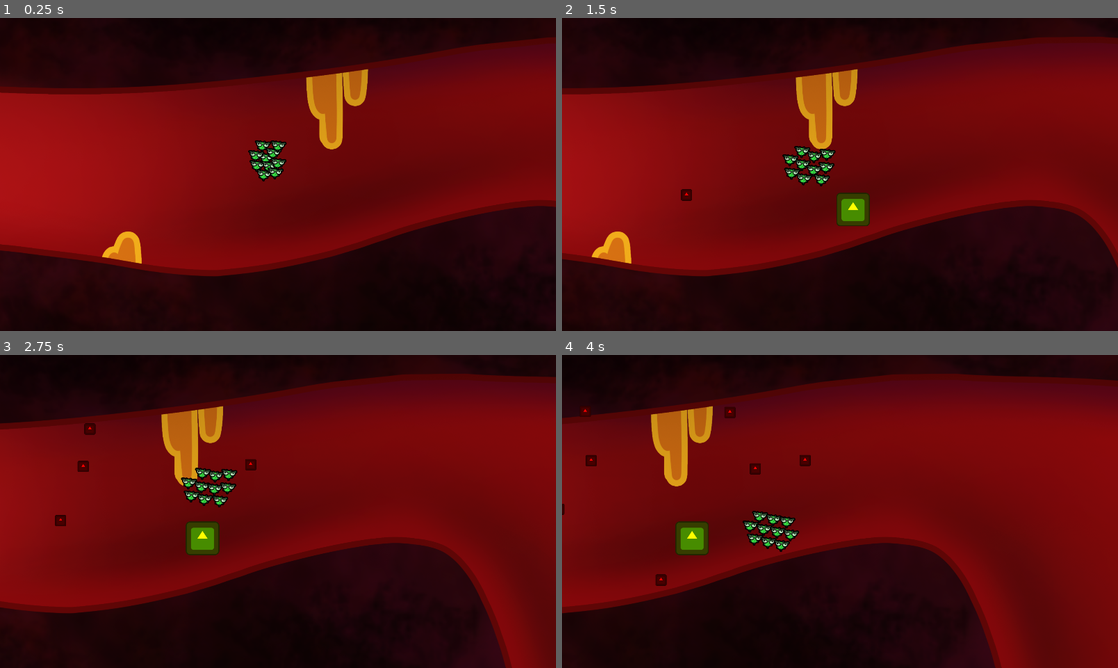
Above: before the commit, frames 1-4 (two rows, left to right).
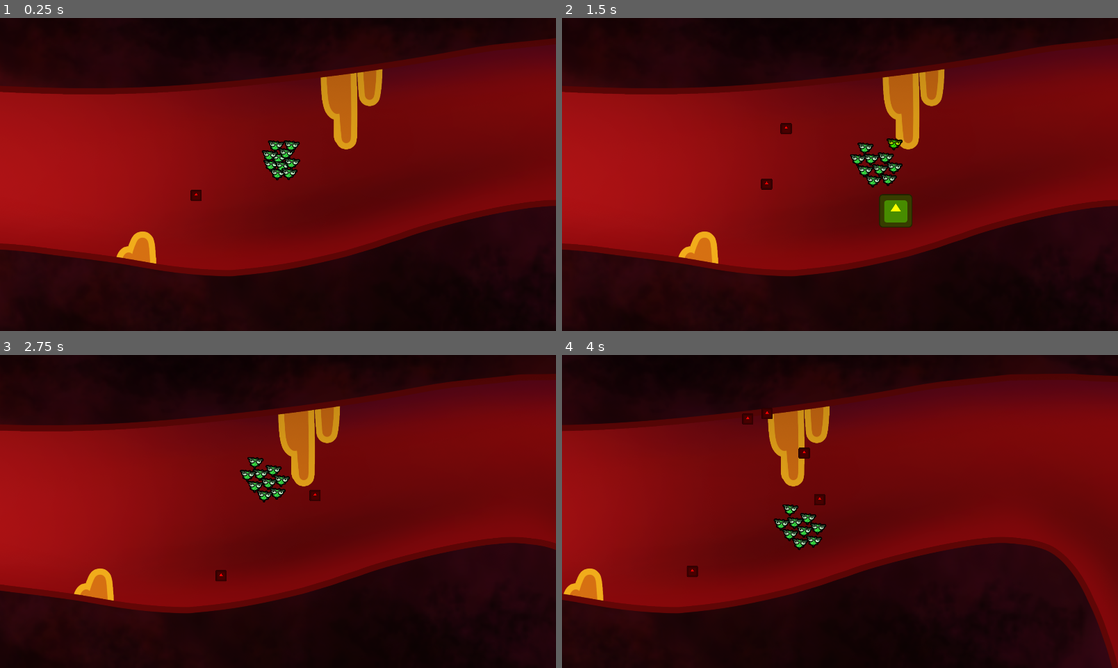
Above: after the commit, the same moments.

Repository: Boris14/GMTKGameJam2024
Game: Godot game, scene res://Scenes/Main.tscn
The game is run twice, just before and just after one commit, with the same random seed, the same clock (stepped at 60 frames per second) and the same inputs. The engine's default icon, where the game draws it, is replaced by a stand-in: a white triangle on a blue panel in a dark square.
Inputs (mouse positions are in pixels of both pictures, inside the frame that each line leads up to):
- Up to frame 1 (0.25 s): no input
- Up to frame 2 (1.5 s): move the mouse to (962, 158) at 0.52 s; click (962, 158) at 0.67 s; move the mouse to (728, 190) at 1.27 s; click (728, 190) at 1.42 s
- Up to frame 3 (2.75 s): move the mouse to (333, 442) at 2.02 s; click (333, 442) at 2.17 s
- Up to frame 4 (4 s): move the mouse to (812, 574) at 2.77 s; click (812, 574) at 2.92 s; move the mouse to (1006, 558) at 3.52 s; click (1006, 558) at 3.67 s

The runs differ from the first frame. In frame 1, 5.6% of the frame differs, in the area x 0-100%, y 6-83%; in frame 2, 22%; in frame 3, 35%, in the area x 0-100%, y 5-100%; in frame 4, 33%.

Commit message:
Added collisions and replayability

Diff:
--- a/Scenes/Bacterium.tscn
+++ b/Scenes/Bacterium.tscn
@@ -1,10 +1,47 @@
-[gd_scene load_steps=4 format=3 uid="uid://nd8dp5ps2alk"]
+[gd_scene load_steps=7 format=3 uid="uid://nd8dp5ps2alk"]
 
 [ext_resource type="Script" path="res://Scripts/Bacterium.gd" id="1_r1wcf"]
 [ext_resource type="Texture2D" uid="uid://eusqv4qdwxj" path="res://Assets/bakteriq.png" id="2_w3wkt"]
 
 [sub_resource type="CircleShape2D" id="CircleShape2D_7r5fa"]
 radius = 15.0
+
+[sub_resource type="Animation" id="Animation_jq58n"]
+resource_name = "Shrink"
+length = 0.1
+tracks/0/type = "value"
+tracks/0/imported = false
+tracks/0/enabled = true
+tracks/0/path = NodePath(".:scale")
+tracks/0/interp = 1
+tracks/0/loop_wrap = true
+tracks/0/keys = {
+"times": PackedFloat32Array(0, 0.1),
+"transitions": PackedFloat32Array(1, 1),
+"update": 0,
+"values": [Vector2(1, 1), Vector2(0, 0)]
+}
+
+[sub_resource type="Animation" id="Animation_383mx"]
+length = 0.001
+tracks/0/type = "value"
+tracks/0/imported = false
+tracks/0/enabled = true
+tracks/0/path = NodePath(".:scale")
+tracks/0/interp = 1
+tracks/0/loop_wrap = true
+tracks/0/keys = {
+"times": PackedFloat32Array(0),
+"transitions": PackedFloat32Array(1),
+"update": 0,
+"values": [Vector2(1, 1)]
+}
+
+[sub_resource type="AnimationLibrary" id="AnimationLibrary_548fd"]
+_data = {
+"RESET": SubResource("Animation_383mx"),
+"Shrink": SubResource("Animation_jq58n")
+}
 
 [node name="Bacterium" type="CharacterBody2D" groups=["bacterium"]]
 script = ExtResource("1_r1wcf")
@@ -14,3 +51,8 @@
 
 [node name="CollisionShape2D" type="CollisionShape2D" parent="."]
 shape = SubResource("CircleShape2D_7r5fa")
+
+[node name="AnimationPlayer" type="AnimationPlayer" parent="."]
+libraries = {
+"": SubResource("AnimationLibrary_548fd")
+}
--- a/Scenes/Main.tscn
+++ b/Scenes/Main.tscn
@@ -14,10 +14,12 @@
 [ext_resource type="Script" path="res://Scripts/CameraMarker.gd" id="11_aqhmd"]
 [ext_resource type="Texture2D" uid="uid://bd60wqaro2p2y" path="res://Assets/first map/tile 9.png" id="11_ui88e"]
 [ext_resource type="AudioStream" uid="uid://b0lm467ab888g" path="res://Audio/atm_blood_1.wav" id="14_85iis"]
+[ext_resource type="Script" path="res://Scripts/StickyTraps.gd" id="15_jo04y"]
 
 [node name="Main" type="Node2D"]
 script = ExtResource("1_w3i5e")
 camera_speed = 200.0
+bacteria_scene = ExtResource("3_kpg0x")
 
 [node name="Camera2D" type="Camera2D" parent="."]
 position = Vector2(960, 540)
@@ -86,9 +88,51 @@
 
 [node name="EnemySpawner" parent="." instance=ExtResource("3_4guve")]
 
-[node name="Bacteria" parent="." instance=ExtResource("3_kpg0x")]
-z_index = 1
-
 [node name="BloodSound" type="AudioStreamPlayer" parent="."]
 stream = ExtResource("14_85iis")
 autoplay = true
+
+[node name="Walls" type="StaticBody2D" parent="."]
+top_level = true
+
+[node name="CollisionPolygon2D" type="CollisionPolygon2D" parent="Walls"]
+polygon = PackedVector2Array(0, 776, 528, 848, 760, 872, 1032, 840, 1632, 672, 1864, 632, 2024, 640, 2096, 664, 2176, 736, 2240, 848, 2304, 1024, 2336, 1168, 2352, 1304, 2344, 1512, 2320, 1760, 2272, 1960, 2224, 2152, 2184, 2352, 2160, 2552, 2168, 2712, 2200, 2840, 2296, 2952, 2408, 3016, 2496, 3024, 2720, 2952, 2872, 2888, 2976, 2872, 3096, 2872, 3224, 2888, 3360, 2944, 3776, 2992, 4064, 3000, 5472, 2976, 6008, 2952, 6784, 2944, 7104, 2936, 7264, 2864, 7376, 2744, 7456, 2552, 7488, 2368, 7480, 2144, 7440, 1880, 7288, 1480, 7272, 1328, 7320, 1144, 7408, 976, 7568, 872, 7680, 840, 7816, 824, 7992, 840, 8168, 880, 8352, 936, 8488, 992, 8672, 1072, 7584, 3504, 1608, 3416)
+
+[node name="CollisionPolygon2D2" type="CollisionPolygon2D" parent="Walls"]
+polygon = PackedVector2Array(8, 240, 248, 264, 632, 256, 1056, 208, 1496, 144, 1856, 96, 2112, 88, 2416, 96, 2816, 112, 3280, 192, 3504, 280, 3600, 384, 3640, 544, 3648, 688, 3552, 1080, 3528, 1208, 3520, 1376, 3528, 1552, 3616, 1752, 3688, 1896, 3672, 2064, 3664, 2248, 3704, 2376, 3792, 2464, 3992, 2536, 4160, 2552, 4808, 2536, 5688, 2424, 5952, 2320, 6056, 2248, 6096, 2136, 6136, 1960, 6136, 1792, 6112, 1632, 5952, 648, 5992, 480, 6136, 360, 6432, 256, 6744, 240, 6936, 256, 7232, 312, 7416, 328, 7768, 328, 8040, 312, 8336, 232, 8504, 128, 8593.27, -7.79138, 9608, -16, 9608, 1064.29, 8640, 1080, 9608, 1744, 10488, -24, 9072, -736, 0, -664)
+
+[node name="StickyTraps" type="StaticBody2D" parent="." groups=["sticky"]]
+top_level = true
+script = ExtResource("15_jo04y")
+
+[node name="CollisionPolygon2D" type="CollisionPolygon2D" parent="StickyTraps"]
+rotation = 0.000446958
+scale = Vector2(1, 1)
+polygon = PackedVector2Array(400, 824, 424, 792, 448, 784, 464, 752, 488, 736, 520, 744, 528, 760, 536, 792, 536, 848)
+
+[node name="CollisionPolygon2D2" type="CollisionPolygon2D" parent="StickyTraps"]
+polygon = PackedVector2Array(1104, 200, 1112, 296, 1136, 344, 1152, 352, 1152, 416, 1176, 448, 1200, 456, 1224, 440, 1232, 416, 1232, 192, 1240, 272, 1248, 296, 1280, 304, 1304, 296, 1312, 272, 1320, 176)
+
+[node name="CollisionPolygon2D3" type="CollisionPolygon2D" parent="StickyTraps"]
+polygon = PackedVector2Array(2968, 136, 2984, 200, 2992, 256, 3000, 288, 3032, 312, 3064, 296, 3072, 416, 3064, 528, 3056, 576, 3064, 616, 3088, 640, 3120, 648, 3144, 632, 3160, 576, 3168, 456, 3192, 448, 3208, 416, 3208, 368, 3224, 352, 3248, 288, 3264, 184)
+
+[node name="CollisionPolygon2D4" type="CollisionPolygon2D" parent="StickyTraps"]
+polygon = PackedVector2Array(2504, 3016, 2520, 2880, 2544, 2848, 2568, 2848, 2608, 2640, 2632, 2624, 2664, 2632, 2672, 2656, 2680, 2776, 2696, 2808, 2720, 2952)
+
+[node name="CollisionPolygon2D5" type="CollisionPolygon2D" parent="StickyTraps"]
+polygon = PackedVector2Array(4168, 3000, 4168, 2896, 4192, 2864, 4224, 2872, 4232, 2784, 4256, 2760, 4296, 2760, 4312, 2784, 4328, 2896, 4352, 2872, 4384, 2880, 4400, 2896, 4432, 2992)
+
+[node name="CollisionPolygon2D6" type="CollisionPolygon2D" parent="StickyTraps"]
+polygon = PackedVector2Array(4920, 2520, 4936, 2560, 4984, 2584, 5016, 2576, 5024, 2680, 5048, 2720, 5088, 2728, 5112, 2696, 5128, 2648, 5168, 2488)
+
+[node name="CollisionPolygon2D7" type="CollisionPolygon2D" parent="StickyTraps"]
+polygon = PackedVector2Array(6784, 2944, 6792, 2816, 6816, 2784, 6832, 2784, 6840, 2664, 6856, 2632, 6888, 2624, 6904, 2632, 6912, 2648, 6928, 2776, 6944, 2768, 6968, 2776, 6984, 2792, 7000, 2824, 7032, 2936)
+
+[node name="CollisionPolygon2D8" type="CollisionPolygon2D" parent="StickyTraps"]
+polygon = PackedVector2Array(6136, 360, 6160, 472, 6176, 504, 6208, 504, 6224, 504, 6232, 616, 6256, 648, 6288, 648, 6312, 632, 6336, 552, 6336, 464, 6360, 464, 6384, 440, 6384, 272)
+
+[node name="Brain" type="StaticBody2D" parent="."]
+top_level = true
+
+[node name="CollisionPolygon2D" type="CollisionPolygon2D" parent="Brain"]
+polygon = PackedVector2Array(8976, -8, 8984, 48, 9008, 96, 9032, 120, 9016, 168, 9032, 248, 9072, 312, 9160, 360, 9168, 416, 9224, 480, 9312, 504, 9344, 512, 9368, 568, 9424, 624, 9512, 656, 9600, 680)
--- a/Scripts/Bacteria.gd
+++ b/Scripts/Bacteria.gd
@@ -14,8 +14,15 @@
 
 @onready var audio_player := $AudioStreamPlayer
 
+signal died
+
 func _ready():
 	global_position = Vector2.ZERO
+
+func start_bacteria():
+	for b in get_bacteria():
+		b.queue_free()
+		remove_child(b)
 	for i in range(start_bacteria_count):
 		spawn_bacterium()
 
@@ -46,8 +53,7 @@
 
 	if is_instance_valid(farthest_bacterium):
 		play_remove_sound()
-		farthest_bacterium.queue_free()
-		remove_child(farthest_bacterium)
+		farthest_bacterium.die(false)
 
 
 func spawn_bacterium():
@@ -62,6 +68,7 @@
 	for point in spawn_points:
 		if can_spawn(15, point):
 			bacterium.global_position = point
+			bacterium.died.connect(_on_bacterium_died)
 			add_child(bacterium)
 			is_spawned = true
 			play_spawn_sound()
@@ -70,11 +77,17 @@
 	if not is_spawned:
 		bacterium.queue_free()
 
+func _on_bacterium_died(bacterium: Bacterium):
+	if get_bacteria_count() <= 0:
+		died.emit()
+
 func get_bacteria() -> Array[Bacterium]:
 	var result : Array[Bacterium] = []
 
 	for child in get_children(true):
-		if child is Bacterium and child.is_in_group("bacterium"):
+		if child is Bacterium \
+		and child.is_in_group("bacterium") \
+		and not child.is_dead:
 			result.append(child)
 
 	return result
--- a/Scripts/Bacterium.gd
+++ b/Scripts/Bacterium.gd
@@ -5,8 +5,16 @@
 
 @export var detection_radius = 30.0
 @export var separation_strength := 15.0
+@export var stick_color : Color = Color.YELLOW
+@export var stick_death_delay := 0.5
 
+@onready var animation := $AnimationPlayer
 @onready var collision := $CollisionShape2D
+
+signal died(bacterium : Bacterium)
+
+var is_dead := false
+var curr_max_speed := max_speed
 
 func _ready():
 	pass
@@ -14,13 +22,32 @@
 func _physics_process(delta):
 	var mouse_offset = get_global_mouse_position() - global_position
 	var max_speed_distance = get_viewport_rect().size.length() / 6
-	var speed = min(remap(mouse_offset.length(), 0, max_speed_distance, 0, max_speed), max_speed)
+	var speed = min(remap(mouse_offset.length(), 0, max_speed_distance, 0, curr_max_speed), curr_max_speed)
 
 	# For Performance:
 	#velocity = mouse_offset.normalized() * speed
 	velocity = (mouse_offset.normalized() + get_separation_velocity() * separation_strength) * speed
 
 	move_and_slide()
+
+	for i in get_slide_collision_count():
+		var collider = get_slide_collision(i).get_collider()
+		if collider is Node and collider.is_in_group("sticky"):
+			stick_and_die()
+
+func stick_and_die():
+	curr_max_speed = 0
+	modulate = stick_color
+	await get_tree().create_timer(stick_death_delay).timeout
+	die(true)
+
+func die(is_killed : bool):
+	is_dead = true
+	died.emit(self)
+	animation.play("Shrink")
+	var death_duration = animation.get_animation("Shrink").length
+	await get_tree().create_timer(death_duration).timeout
+	queue_free()
 
 func get_separation_velocity() -> Vector2:
 	var neighbours = get_neighbours()
--- a/Scripts/Enemy/AOEEnemy.gd
+++ b/Scripts/Enemy/AOEEnemy.gd
@@ -80,7 +80,6 @@
 		State.ATTACK:
 			for b in get_tree().get_nodes_in_group("bacterium"):
 				if position.distance_to(b.position) < aoe_radius():
-					#b.death()
-					b.queue_free()
+					b.die(true)
 
 			current_state = State.MOVE
--- a/Scripts/Enemy/Enemy.gd
+++ b/Scripts/Enemy/Enemy.gd
@@ -24,7 +24,7 @@
 		if position.distance_to(b.position) < radius:
 			play_hit_sound()
 			take_damage()
-			b.queue_free()
+			b.die(true)
 
 func step(delta):
 	# This function is intended to be overwritten by child classes
--- a/Scripts/Enemy/EnemySpawner.gd
+++ b/Scripts/Enemy/EnemySpawner.gd
@@ -30,7 +30,6 @@
 	for chance in spawn_chances.values():
 		total_spawn_chance += chance
 
-	set_next_spawn_time()
 
 func _process(delta):
 	spawn_timer += delta
@@ -38,6 +37,12 @@
 		spawn_enemy()
 		spawn_timer = 0.0
 		set_next_spawn_time()
+
+func start():
+	for child in get_children():
+		if child is Enemy:
+			child.queue_free()
+	set_next_spawn_time()
 
 func set_next_spawn_time():
 	var immunity = Globals.immunity_response
--- a/Scripts/Enemy/FreezerEnemy.gd
+++ b/Scripts/Enemy/FreezerEnemy.gd
@@ -2,6 +2,7 @@
 class_name FreezerEnemy
 
 var aura_radius: float
+var slowed_bacteria : Array[Bacterium]
 
 func _ready():
 	super._ready()
@@ -49,6 +50,11 @@
 	for b in get_tree().get_nodes_in_group("bacterium"):
 		if position.distance_to(b.position) < aura_radius:
 			slow_bacterium(b, delta)
+		elif b in slowed_bacteria:
+			b.curr_max_speed = b.max_speed
+			slowed_bacteria.erase(b)
 
-func slow_bacterium(bacterium, delta):
-	bacterium.max_speed = max(20, bacterium.max_speed * 0.9 *delta)
+func slow_bacterium(bacterium : Bacterium, delta : float):
+	if not bacterium in slowed_bacteria:
+		slowed_bacteria.append(bacterium)
+	bacterium.curr_max_speed = max(20, bacterium.max_speed * 0.9 *delta)
--- a/Scripts/Main.gd
+++ b/Scripts/Main.gd
@@ -1,17 +1,37 @@
 extends Node2D
 
 @export var camera_speed := 70.0
+@export var start_delay := 2.0
+@export var camera_initial_direction := Vector2(1, 0)
 @export var camera_marker_detection_radius := 10
+@export var bacteria_scene : PackedScene
 
 @onready var camera = $Camera2D
+@onready var enemy_spawner = $EnemySpawner
 
-var camera_direction := Vector2(1, 0)
+var camera_initial_position : Vector2
+var camera_direction := camera_initial_direction
 var camera_markers : Array[CameraMarker]
+var bacteria : Bacteria
 
 func _ready():
-	for marker in %CameraMarkers.get_children():
-		camera_markers.append(marker)
+	camera_initial_position = camera.position
+	bacteria = bacteria_scene.instantiate()
+	bacteria.died.connect(_on_bacteria_died)
+	add_child(bacteria)
+	bacteria.z_index = 1
 
+	start_game()
+
+func start_game():
+	camera.position = camera_initial_position
+	camera_direction = Vector2.ZERO
+	aquire_camera_markers()
+	bacteria.start_bacteria()
+
+	await get_tree().create_timer(start_delay).timeout
+	camera_direction = camera_initial_direction
+	enemy_spawner.start()
 
 func _physics_process(delta):
 	camera.position += delta * camera_speed * camera_direction
@@ -27,5 +47,11 @@
 	if index_to_remove >= 0:
 		var marker_to_remove = camera_markers[index_to_remove]
 		camera_markers.remove_at(index_to_remove)
-		marker_to_remove.queue_free()
-		remove_child(marker_to_remove)
+
+func aquire_camera_markers():
+	camera_markers.clear()
+	for marker in %CameraMarkers.get_children():
+		camera_markers.append(marker)
+
+func _on_bacteria_died():
+	start_game()
--- /dev/null
+++ b/Scripts/StickyTraps.gd
@@ -0,0 +1,6 @@
+extends StaticBody2D
+
+
+
+func _ready():
+	pass
--- a/project.godot
+++ b/project.godot
@@ -28,6 +28,7 @@
 [global_group]
 
 bacterium=""
+sticky="A body that stops movement of bacteria"
 
 [rendering]
 
Not shown: 1 places in Scenes/Main.tscn that only renumber resources
